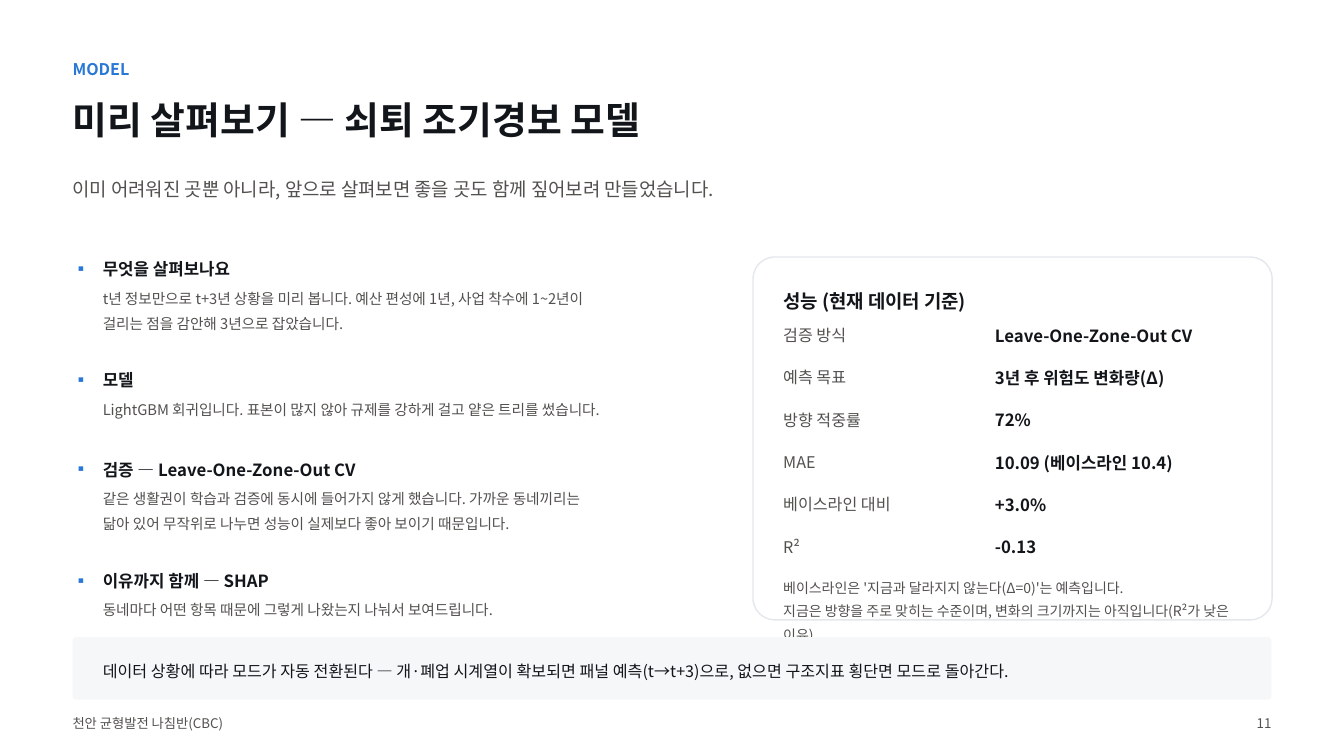
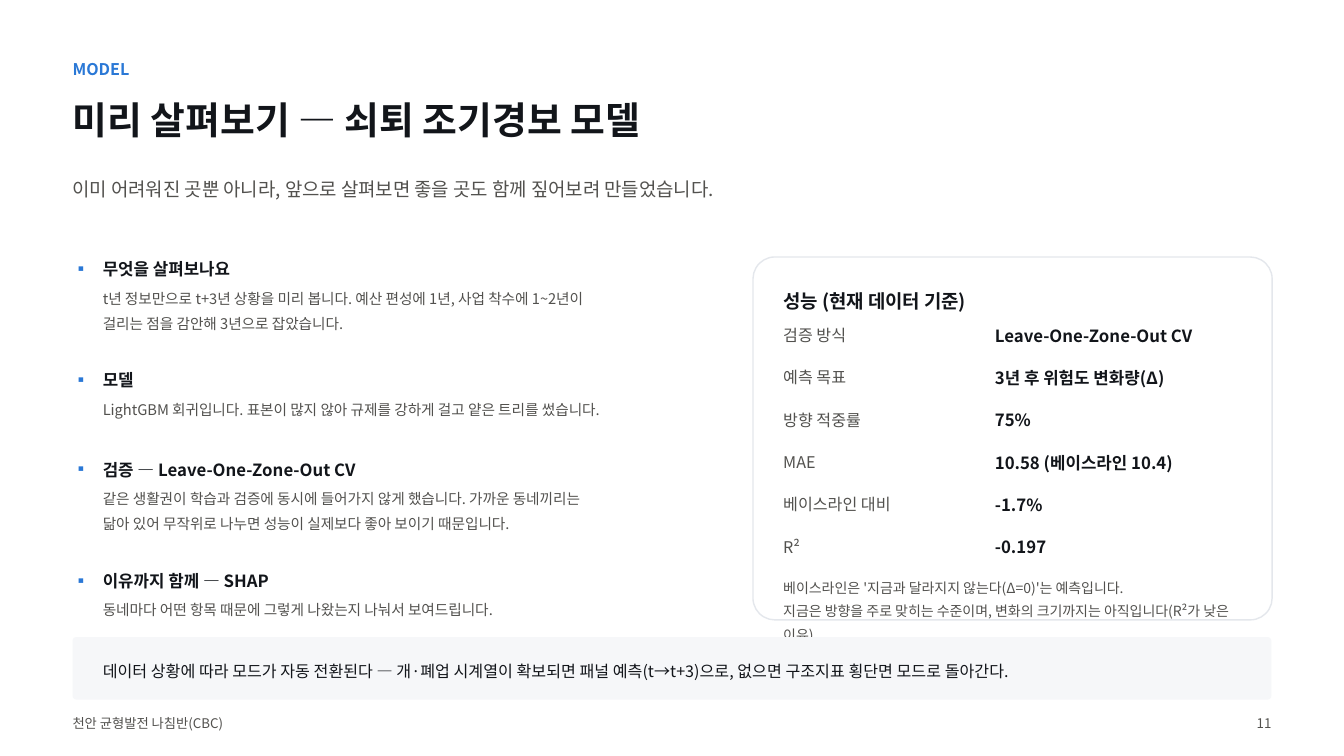
Before and after one commit to BioCode67/2026-AI-, a slide deck: slide 12 of deliverables/기획서_천안균형발전나침반_CBC.pptx. Drawn at 1344x756 pixels with LibreOffice and Linux fonts; fonts in the diff are those of the drawing. Boxes give left, top, right and bottom in pixels: in the first picture for what was removed or moved away, otherwise in the second. Text is boxed around its words. In the diff, an @@ line names an element or a change of style, - is before the commit and + after.

```diff
--- a/deliverables/기획서_천안균형발전나침반_CBC.pptx
+++ b/deliverables/기획서_천안균형발전나침반_CBC.pptx
@@ text at (995, 413, 1031, 427): text changed @@
-72%
+75%
@@ text at (995, 455, 1172, 473): text changed @@
-10.09 (베이스라인 10.4)
+10.58 (베이스라인 10.4)
@@ text at (995, 498, 1043, 512): text changed @@
-+3.0%
+-1.7%
@@ text at (995, 540, 1046, 554): text changed @@
--0.13
+-0.197
```
Also in this commit, not shown: 14 other slides changed, 21 other files.
